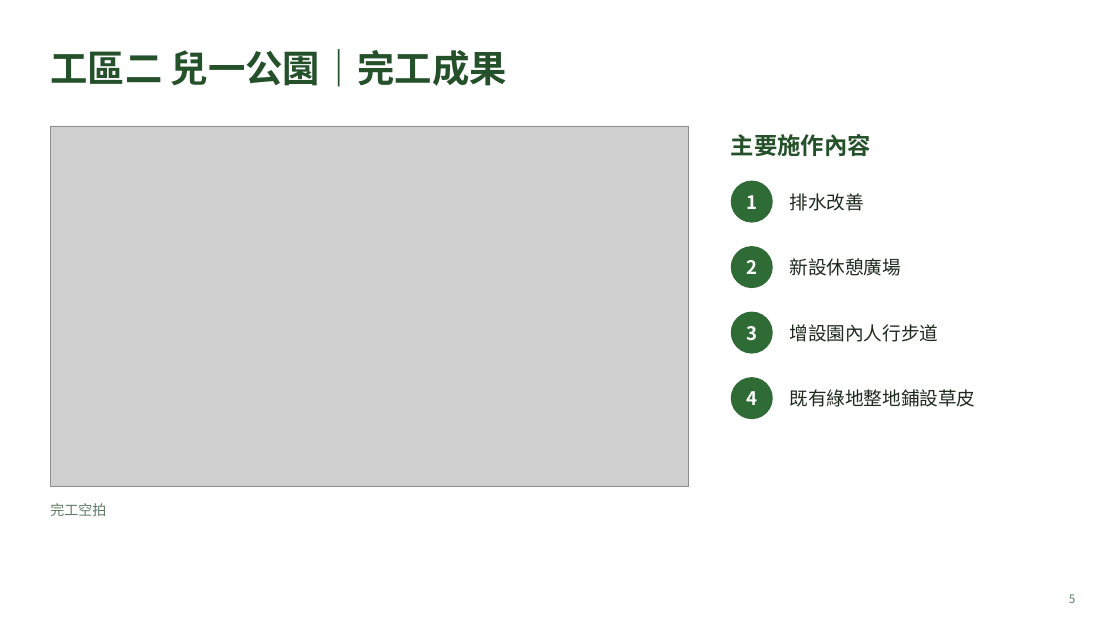
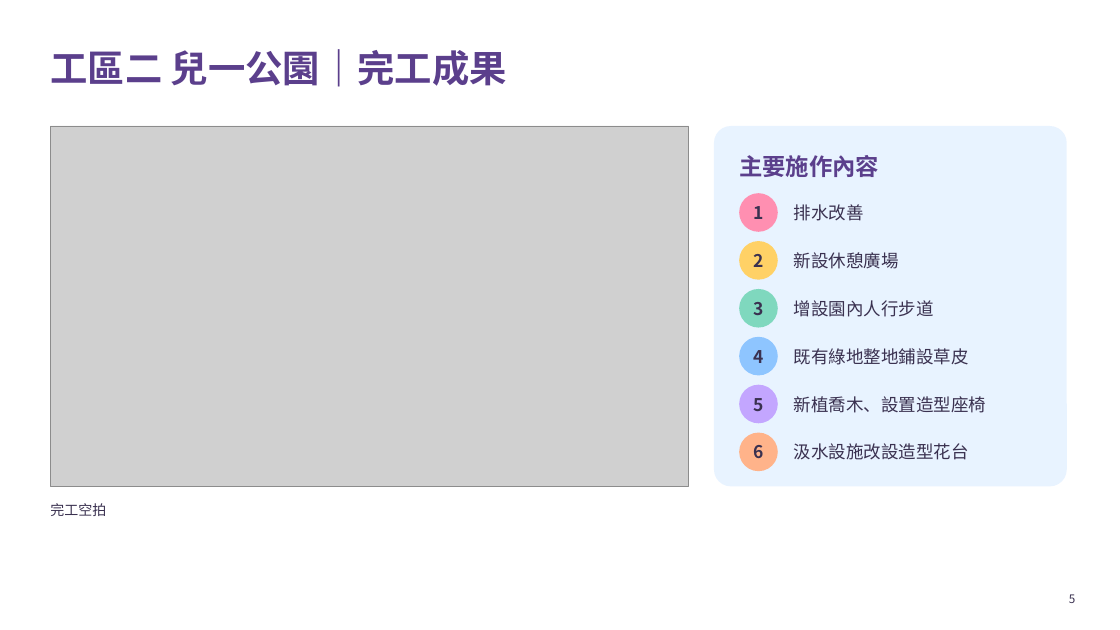
Before and after one commit to g6135e-prog/WORK, a slide deck: slide 5 of 115年度蘆洲區公園廣場基礎設施整建工程_完工成果說明.pptx. Drawn at 1120x630 pixels with LibreOffice and Linux fonts; fonts in the diff are those of the drawing; grey boxes stand for pictures. Boxes give left, top, right and bottom in pixels: in the first picture for what was removed or moved away, otherwise in the second. Text is boxed around its words. In the diff, an @@ line names an element or a change of style, - is before the commit and + after.

```diff
--- a/115年度蘆洲區公園廣場基礎設施整建工程_完工成果說明.pptx
+++ b/115年度蘆洲區公園廣場基礎設施整建工程_完工成果說明.pptx
@@ title "工區二 兒一公園｜完工成果" at (x1=50, y1=49, x2=507, y2=87): text colour #24502A to #5B3F8C @@
@@ rounded rectangle added at (x1=714, y1=126, x2=1067, y2=486), fill #8EC5FF at 20% opacity @@
@@ text "主要施作內容" at (x1=739, y1=155, x2=879, y2=177): text colour #24502A to #5B3F8C @@
@@ text "主要施作內容" moved from (x1=731, y1=134, x2=871, y2=156) to (x1=739, y1=155, x2=879, y2=177) @@
@@ text "1" moved from (x1=746, y1=195, x2=757, y2=209) to (x1=753, y1=206, x2=763, y2=219) @@
@@ ellipse moved from (x1=731, y1=181, x2=773, y2=223) to (x1=739, y1=193, x2=778, y2=232) @@
@@ ellipse at (x1=739, y1=193, x2=778, y2=232): fill #2F6B35 to #FF8FB1 @@
@@ text "排水改善" moved from (x1=790, y1=193, x2=864, y2=211) to (x1=794, y1=204, x2=864, y2=221) @@
@@ text "2" moved from (x1=746, y1=260, x2=757, y2=274) to (x1=753, y1=254, x2=763, y2=267) @@
@@ ellipse moved from (x1=731, y1=246, x2=773, y2=288) to (x1=739, y1=241, x2=778, y2=280) @@
@@ ellipse at (x1=739, y1=241, x2=778, y2=280): fill #2F6B35 to #FFD166 @@
@@ text "3" moved from (x1=746, y1=326, x2=757, y2=341) to (x1=753, y1=302, x2=763, y2=315) @@
@@ ellipse added at (x1=739, y1=289, x2=778, y2=328), fill #7FD8BE @@
@@ text "增設園內人行步道" moved from (x1=790, y1=324, x2=939, y2=342) to (x1=794, y1=300, x2=934, y2=317) @@
@@ size 16 to 15 pt, text colour #FFFFFF to #3A3150 in 4 elements at (x1=753, y1=254, x2=763, y2=267), (x1=753, y1=206, x2=763, y2=219), (x1=753, y1=302, x2=763, y2=315), (x1=753, y1=350, x2=763, y2=363) @@
@@ text "4" moved from (x1=746, y1=391, x2=757, y2=405) to (x1=753, y1=350, x2=763, y2=363) @@
@@ ellipse moved from (x1=731, y1=312, x2=773, y2=354) to (x1=739, y1=337, x2=778, y2=376) @@
@@ ellipse at (x1=739, y1=337, x2=778, y2=376): fill #2F6B35 to #8EC5FF @@
@@ size 16 to 15 pt, text colour #1F2A1F to #3A3150 in 4 elements at (x1=794, y1=252, x2=899, y2=269), (x1=794, y1=204, x2=864, y2=221), (x1=794, y1=300, x2=934, y2=317), (x1=794, y1=348, x2=969, y2=365) @@
@@ text "既有綠地整地鋪設草皮" moved from (x1=790, y1=389, x2=976, y2=407) to (x1=794, y1=348, x2=969, y2=365) @@
@@ ellipse resized from (x1=731, y1=377, x2=773, y2=419) to (x1=739, y1=385, x2=778, y2=423) @@
@@ ellipse at (x1=739, y1=385, x2=778, y2=423): fill #2F6B35 to #C3A6FF @@
@@ text added at (x1=753, y1=398, x2=763, y2=411), 15 pt, text #3A3150, bold @@
+5
@@ text added at (x1=794, y1=396, x2=986, y2=413), 15 pt, text #3A3150 @@
+新植喬木、設置造型座椅
@@ ellipse added at (x1=739, y1=433, x2=778, y2=471), fill #FFB38A @@
@@ text added at (x1=753, y1=445, x2=763, y2=458), 15 pt, text #3A3150, bold @@
+6
@@ text added at (x1=794, y1=443, x2=969, y2=460), 15 pt, text #3A3150 @@
+汲水設施改設造型花台
@@ text "完工空拍" at (x1=50, y1=503, x2=106, y2=516): text colour #5E7C64 to #3A3150 @@
@@ page number at (x1=1069, y1=594, x2=1075, y2=603): text colour #5E7C64 to #3A3150 @@
```
Also in this commit, not shown: 5 other slides changed, 1 slide added, 1 slide removed.
